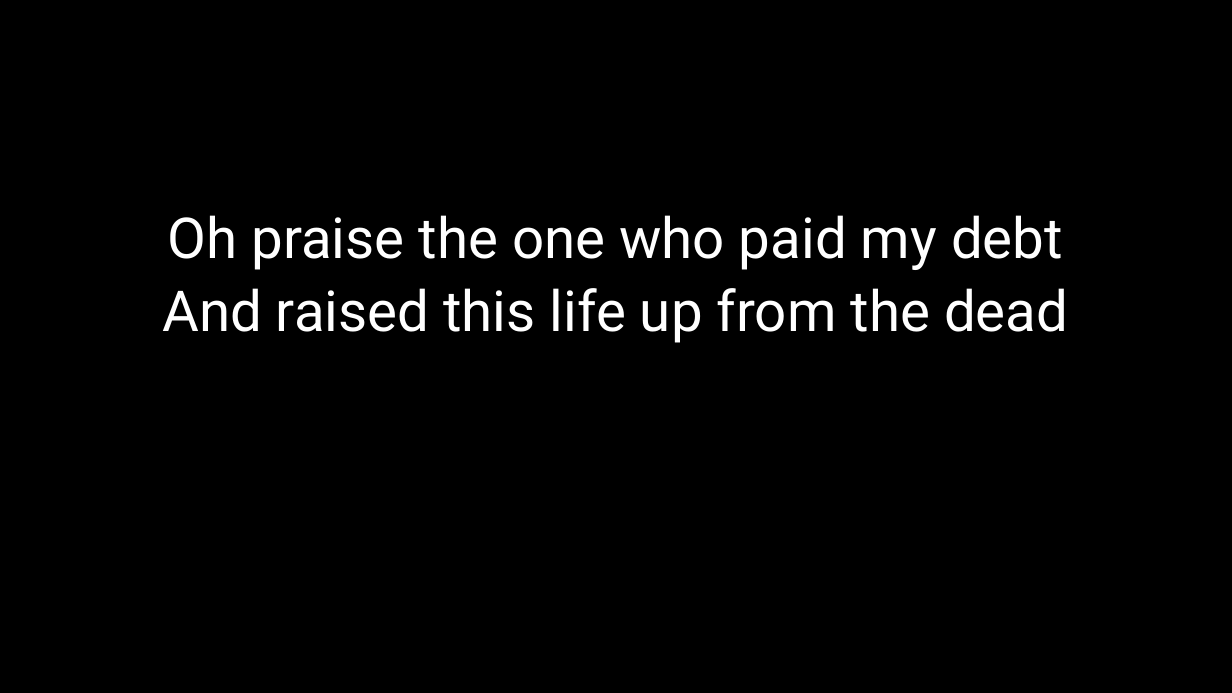
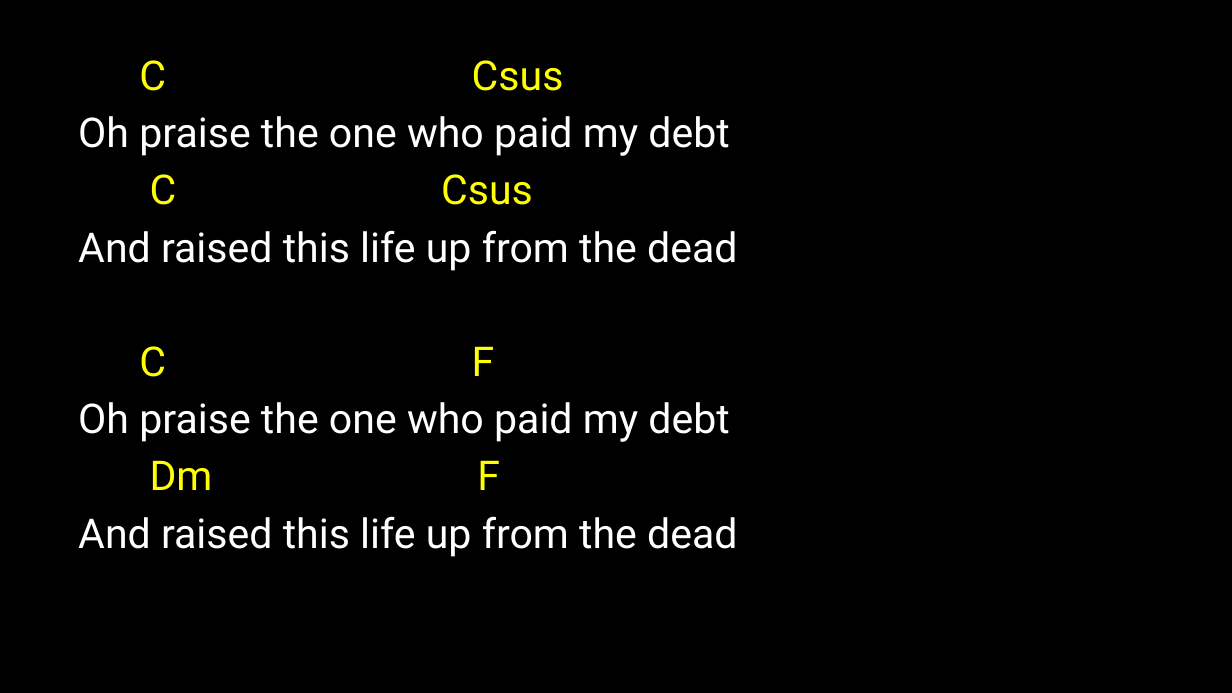
Before and after one commit to kendall412/worship, a slide deck: slide 8 of Jesus Paid It All_chords.pptx. Drawn at 1232x693 pixels with LibreOffice and Linux fonts; fonts in the diff are those of the drawing. Boxes give left, top, right and bottom in pixels: in the first picture for what was removed or moved away, otherwise in the second. Text is boxed around its words. In the diff, an @@ line names an element or a change of style, - is before the commit and + after.

```diff
--- a/Jesus Paid It All_chords.pptx
+++ b/Jesus Paid It All_chords.pptx
@@ subtitle at (139,60,564,91): paragraph added @@
+C Csus
@@ subtitle at (78,116,737,271): size 44 to 32 pt in "Oh praise the one who paid my ...", "And raised this life up from the ..."; alignment centre to left @@
@@ subtitle at (150,174,533,205): paragraph added @@
+C Csus
@@ subtitle at (78,346,737,557): paragraphs added @@
+C F
+Oh praise the one who paid my debt
+Dm F
+And raised this life up from the dead
```
Also in this commit, not shown: 13 other files.
